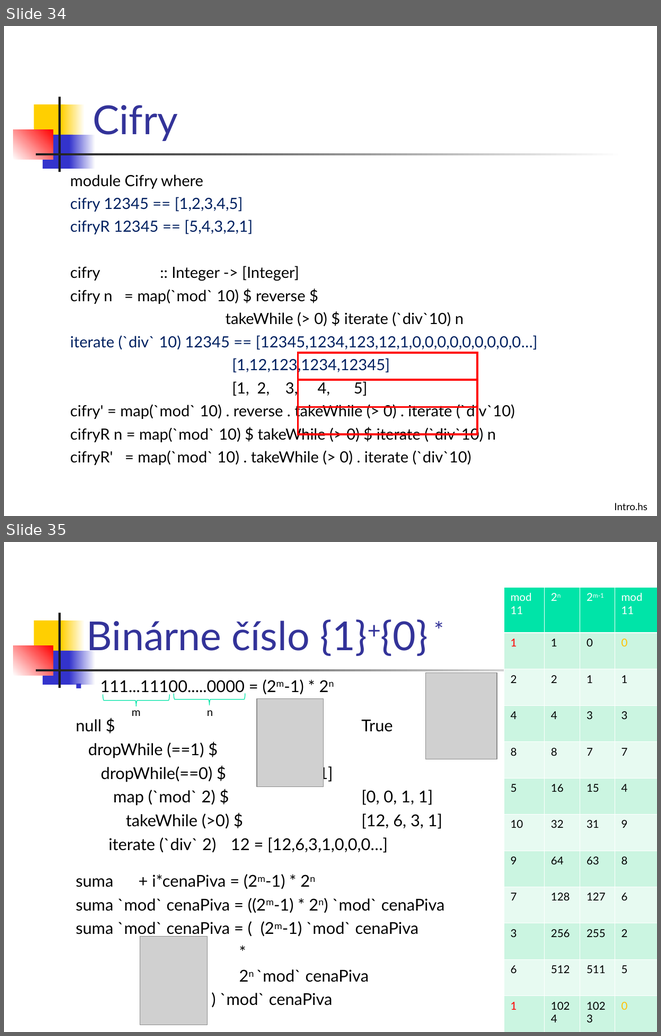
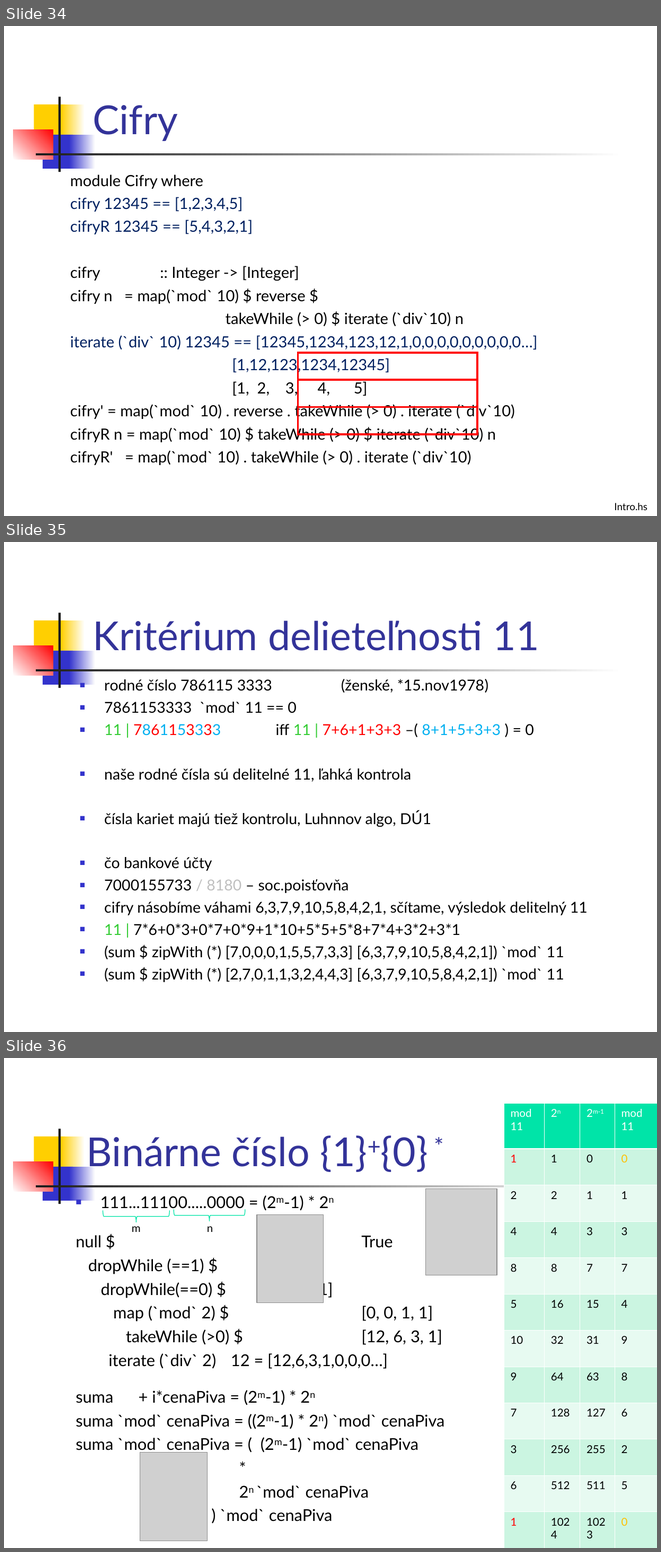
Before and after one commit to Funkcionalne/Prednasky, a slide deck: 03/03_fpro.ppt. Shown one above the other, each under a label of ours: slides 34 and 35 before the commit, slides 34, 35 and 36 after it. The pictures are 661x1036 and 661x1552 pixels, drawn with LibreOffice and Linux fonts; fonts in the diff are those of the drawing; grey boxes stand for pictures. Boxes give left, top, right and bottom in pixels: in the first picture for what was removed or moved away, otherwise in the second. Text is boxed around its words. In the diff, an @@ line names an element or a change of style, - is before the commit and + after.

```diff
--- a/03/03_fpro.ppt
+++ b/03/03_fpro.ppt
@@ slide 35 added at [4, 542, 657, 1032], background #FFFFFF; not listed: 7 template elements that a slide beside it also shows @@
@@ title added at [93, 620, 539, 651], 44 pt, text #333399 @@
+Kritérium delieteľnosti 11
@@ text added at [104, 679, 588, 982], 16.6 pt, text #000000 @@
+■ rodné číslo 786115 3333 (ženské, *15.nov1978)
+■ 7861153333 `mod` 11 == 0
+■ 11 | 7861153333 iff 11 | 7+6+1+3+3 –( 8+1+5+3+3 ) = 0
+■ naše rodné čísla sú delitelné 11, ľahká kontrola
+■ čísla kariet majú tiež kontrolu, Luhnnov algo, DÚ1
+■ čo bankové účty
+■ 7000155733 / 8180 – soc.poisťovňa
+■ cifry násobíme váhami 6,3,7,9,10,5,8,4,2,1, sčítame, výsledok delitelný 11
+■ 11 | 7*6+0*3+0*7+0*9+1*10+5*5+5*8+7*4+3*2+3*1
+■ (sum $ zipWith (*) [7,0,0,0,1,5,5,7,3,3] [6,3,7,9,10,5,8,4,2,1]) `mod` 11
+■ (sum $ zipWith (*) [2,7,0,1,1,3,2,4,4,3] [6,3,7,9,10,5,8,4,2,1]) `mod` 11
@@ what was slide 35 is now slide 36 @@
```
Also in this commit, not shown: 3 slides changed, 1 other file.
